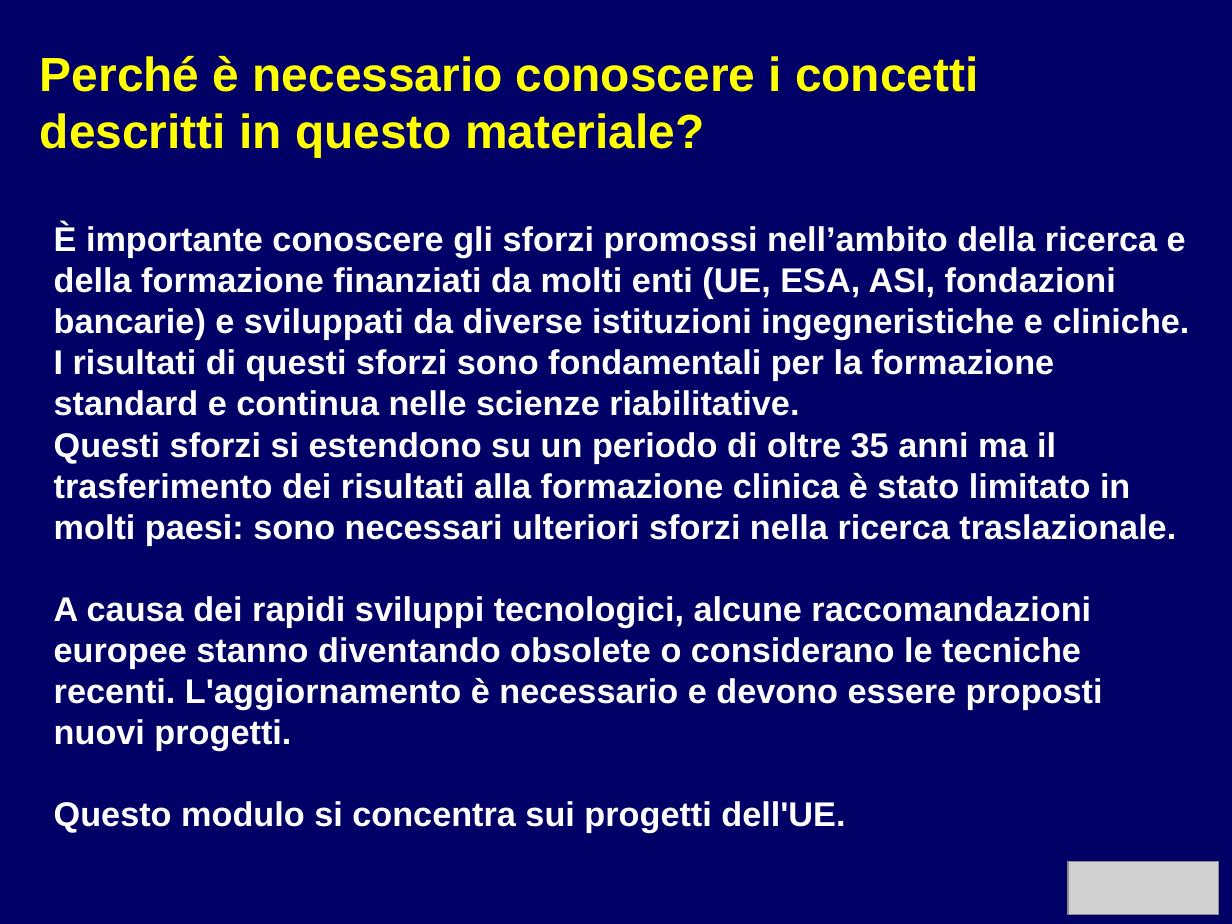
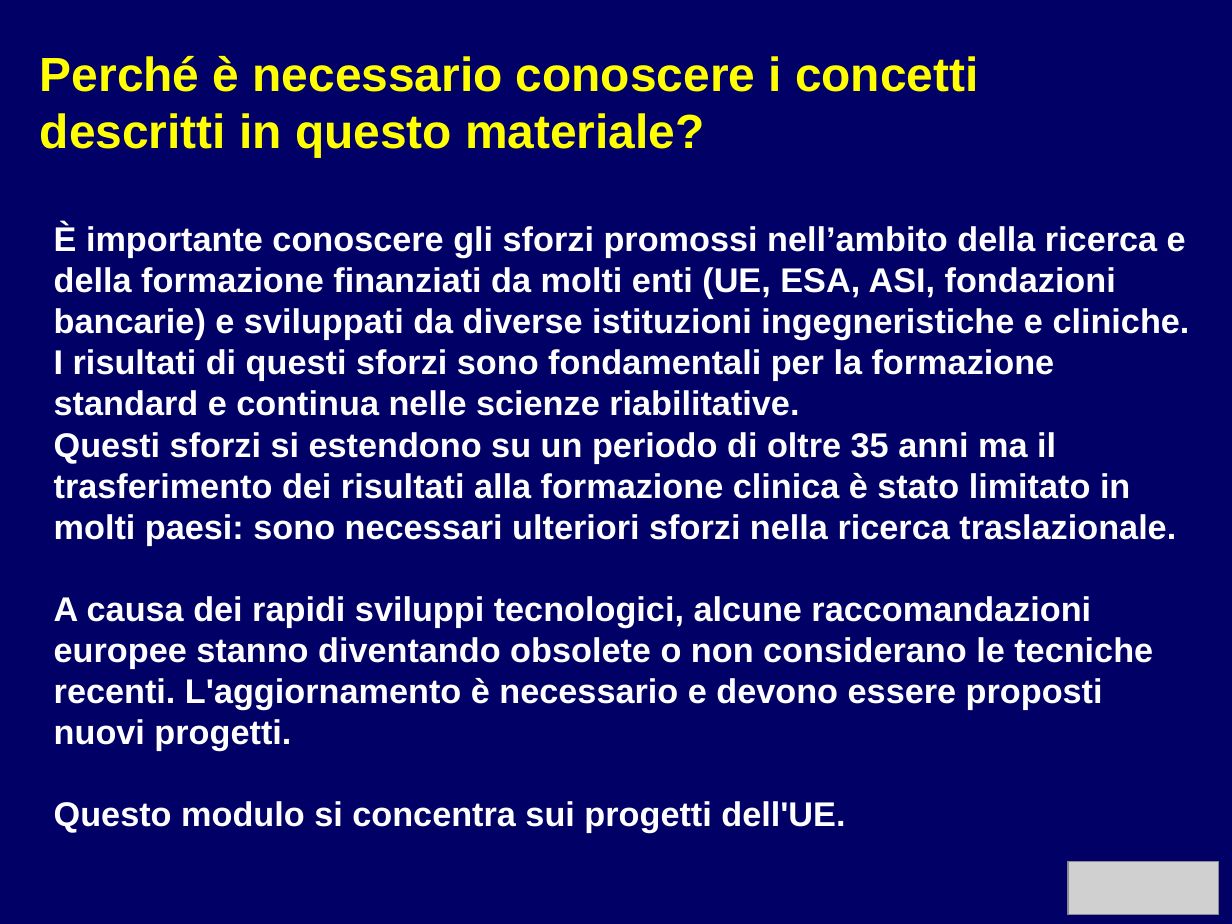
Before and after one commit to rmerletti/rmerletti.github.io, a slide deck: slide 2 of assets/pptx/it_mod08_raccomandazioni_europee.ppsx. Drawn at 1232x924 pixels with LibreOffice and Linux fonts; fonts in the diff are those of the drawing; grey boxes stand for pictures. Boxes give left, top, right and bottom in pixels: in the first picture for what was removed or moved away, otherwise in the second. Text is boxed around its words. In the diff, an @@ line names an element or a change of style, - is before the commit and + after.

```diff
--- a/assets/pptx/it_mod08_raccomandazioni_europee.ppsx
+++ b/assets/pptx/it_mod08_raccomandazioni_europee.ppsx
@@ text at box(54, 596, 1153, 751): text changed @@
-A causa dei rapidi sviluppi tecnologici, alcune raccomandazioni europee stanno diventando obsolete o considerano le tecniche recenti. L'aggiornamento è necessario e devono essere proposti nuovi progetti.
+A causa dei rapidi sviluppi tecnologici, alcune raccomandazioni europee stanno diventando obsolete o non considerano le tecniche recenti. L'aggiornamento è necessario e devono essere proposti nuovi progetti.
```
Also in this commit, not shown: 5 other slides changed, 1 slide added, 8 other files.
